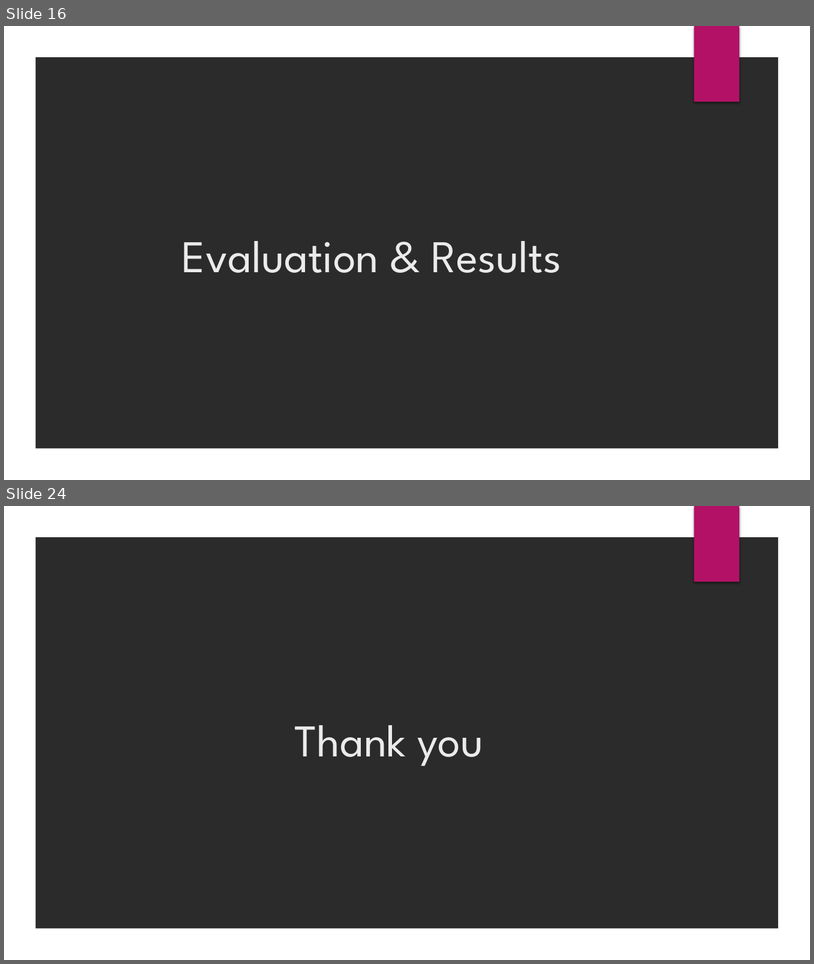
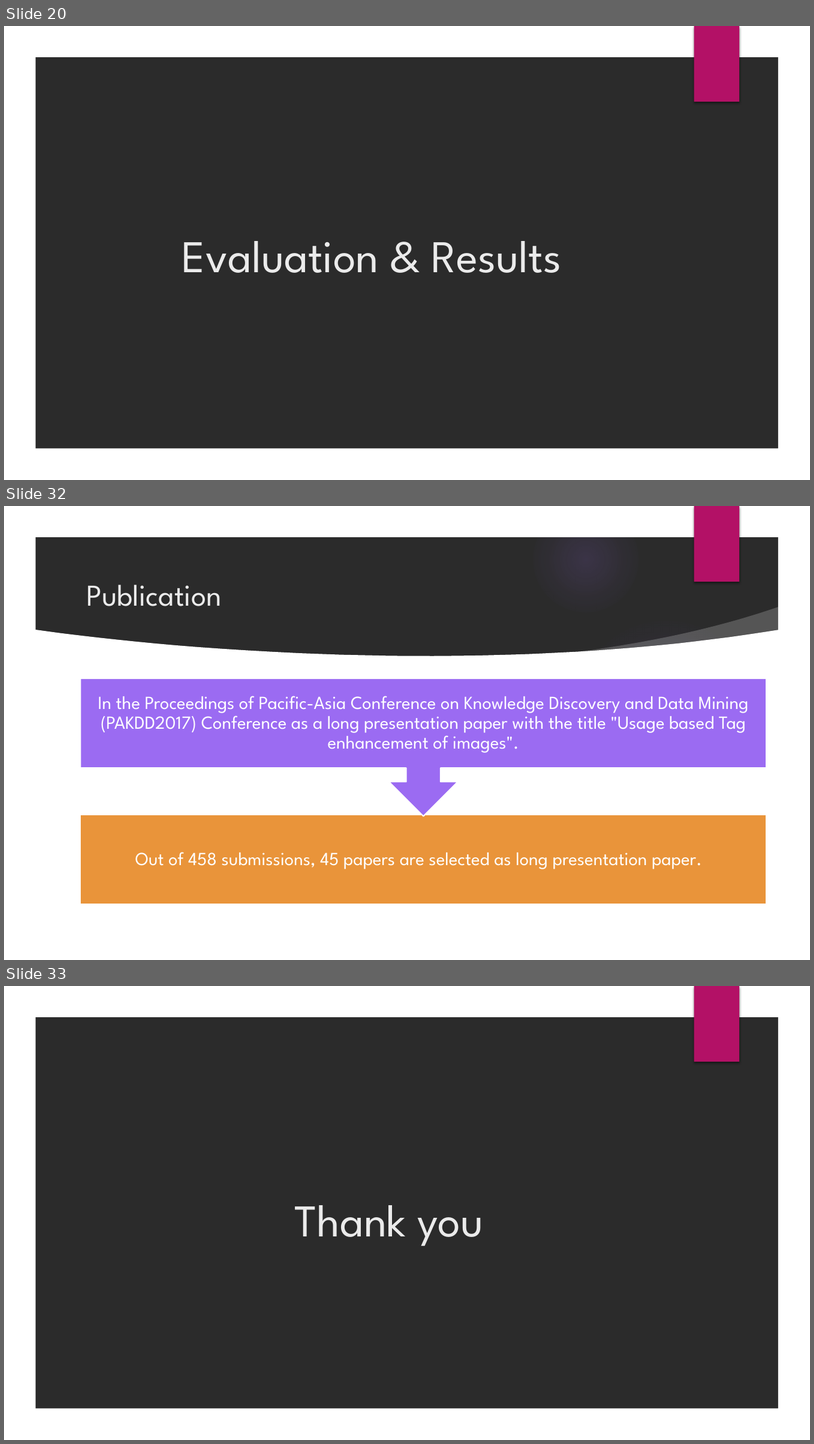
Before and after one commit to saurabhvermaaaa/Adobe-Internship, a slide deck: Internship 2016.pptx. Shown one above the other, each under a label of ours: slides 16 and 24 before the commit, slides 20, 32 and 33 after it; the slides between them are not shown. The pictures are 814x964 and 814x1444 pixels, drawn with LibreOffice and Linux fonts; fonts in the diff are those of the drawing; background and template pictures are left out; a plain dark background stands for a picture behind light text. Boxes give left, top, right and bottom in pixels: in the first picture for what was removed or moved away, otherwise in the second. Text is boxed around its words. In the diff, an @@ line names an element or a change of style, - is before the commit and + after.

Commit message:
Update after paper

```diff
--- a/Internship 2016.pptx
+++ b/Internship 2016.pptx
@@ slide 32 added at [4, 506, 810, 960], background picture (left out); not listed: 2 template elements that a slide beside it also shows @@
@@ title added at [86, 585, 221, 606], 36 pt, text #EBEBEB @@
+Publication
@@ group added at [4, 507, 785, 960]: 5 ellipses, 2 freeform shapes @@
@@ group added at [80, 678, 767, 904]: 2 texts, 1 rectangle, 1 up arrow callout @@
+Out of 458 submissions, 45 papers are selected as long presentation paper.
+In the Proceedings of Pacific-Asia Conference on Knowledge Discovery and Data Mining (PAKDD2017) Conference as a long presentation paper with the title "Usage based Tag enhancement of images".
@@ what was slide 16 is now slide 20 @@
@@ what was slide 24 is now slide 33 @@
```
Also in this commit, not shown: 5 slides changed, 14 other slides added, 6 slides removed, 9 other files.
